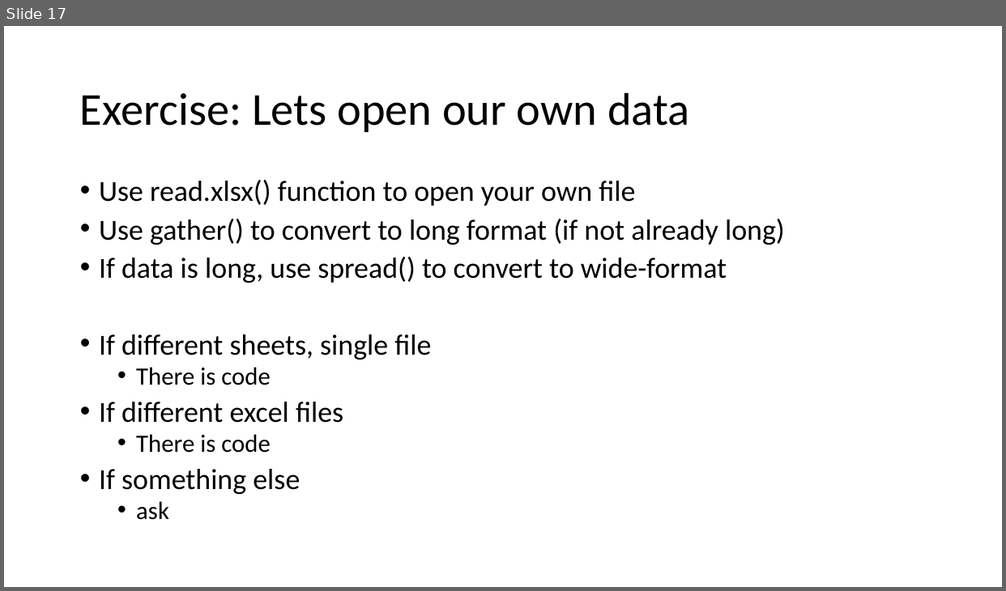
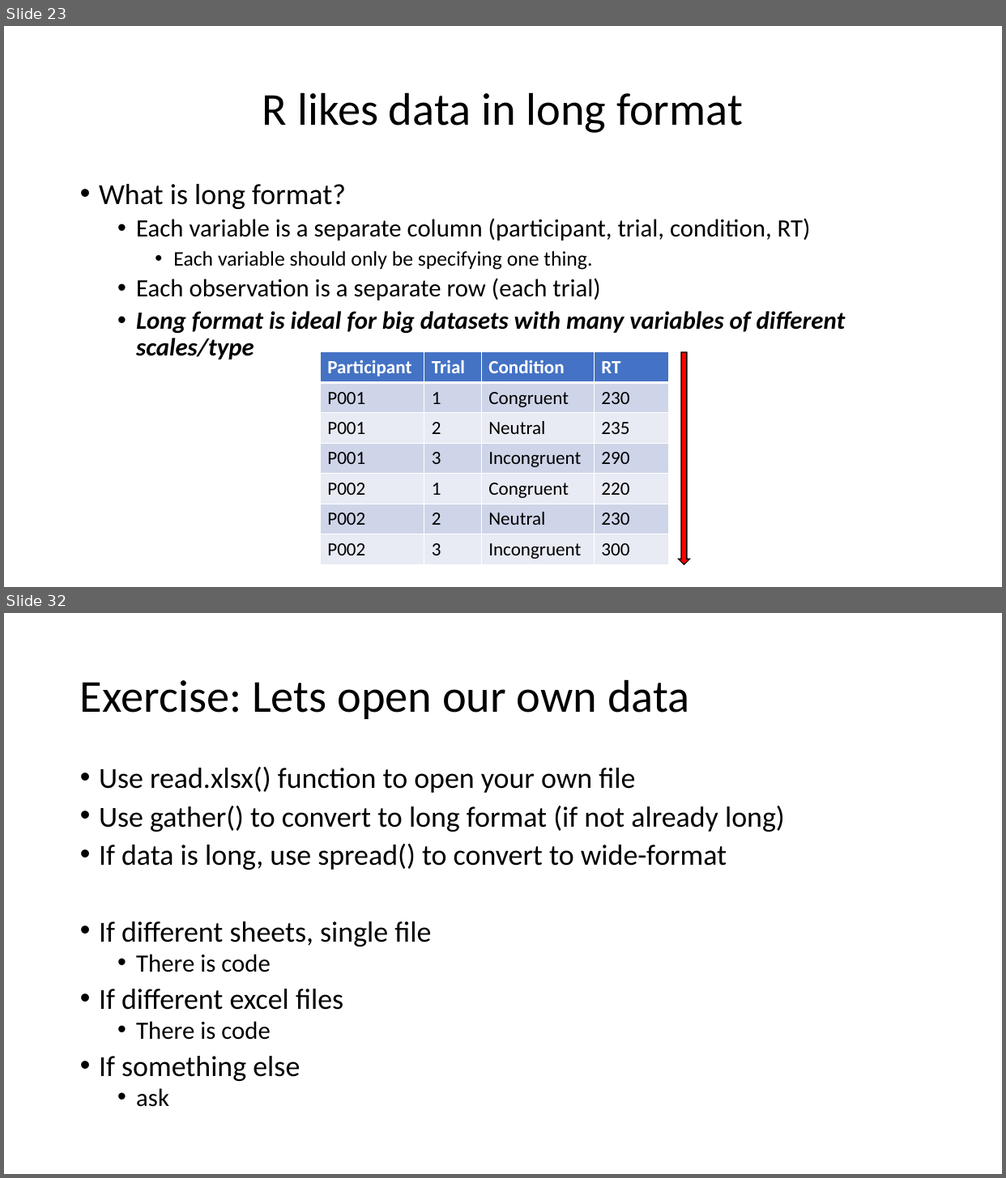
Before and after one commit to angnguyen/ce_group, a slide deck: R_tutorial_1.pptx. Shown one above the other, each under a label of ours: slide 17 before the commit, slides 23 and 32 after it; the slides between them are not shown. The pictures are 1006x591 and 1006x1178 pixels, drawn with LibreOffice and Linux fonts; fonts in the diff are those of the drawing. Boxes give left, top, right and bottom in pixels: in the first picture for what was removed or moved away, otherwise in the second. Text is boxed around its words. In the diff, an @@ line names an element or a change of style, - is before the commit and + after.

```diff
--- a/R_tutorial_1.pptx
+++ b/R_tutorial_1.pptx
@@ slide 23 added at box(4, 26, 1002, 587), background #FFFFFF @@
@@ title added at box(262, 92, 743, 133), 44 pt, text #000000 @@
+R likes data in long format
@@ text added at box(99, 184, 846, 360), 24 pt, text #000000 @@
+• What is long format?
+  • Each variable is a separate column (participant, trial, condition, RT)
+    • Each variable should only be specifying one thing.
+  • Each observation is a separate row (each trial)
+  • Long format is ideal for big datasets with many variables of different scales/type
@@ table added at box(320, 352, 668, 565), 7 rows, 4 columns @@
+Participant | Trial | Condition | RT
+P001 | 1 | Congruent | 230
+P001 | 2 | Neutral | 235
+P001 | 3 | Incongruent | 290
+P002 | 1 | Congruent | 220
+P002 | 2 | Neutral | 230
+P002 | 3 | Incongruent | 300
@@ down arrow added at box(679, 352, 690, 565), fill #FF0000, outline #000000 1 pt @@
@@ what was slide 17 is now slide 32 @@
```
Also in this commit, not shown: 16 slides changed, 17 other slides added, 3 slides removed, 2 other files.
